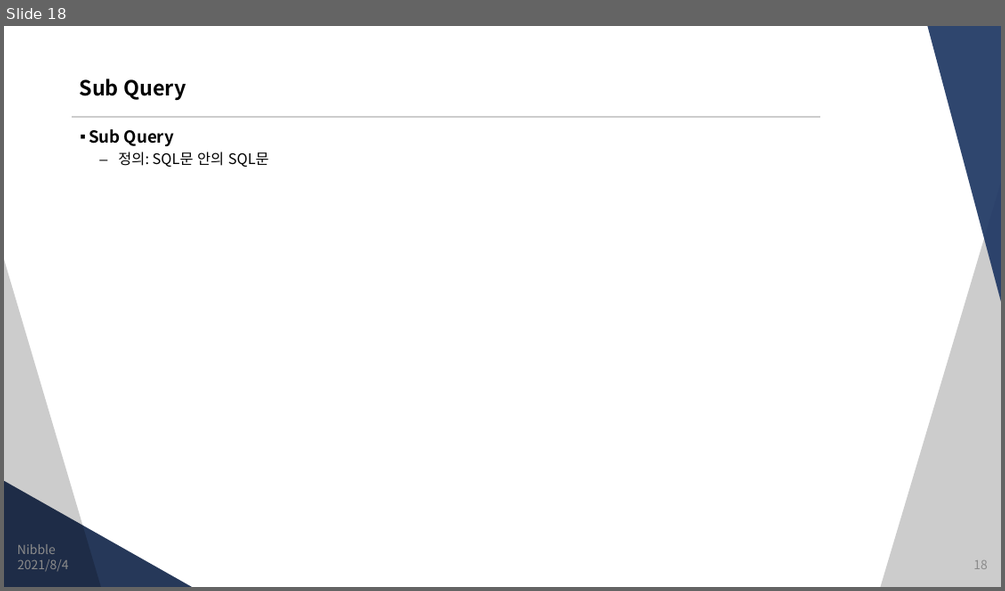
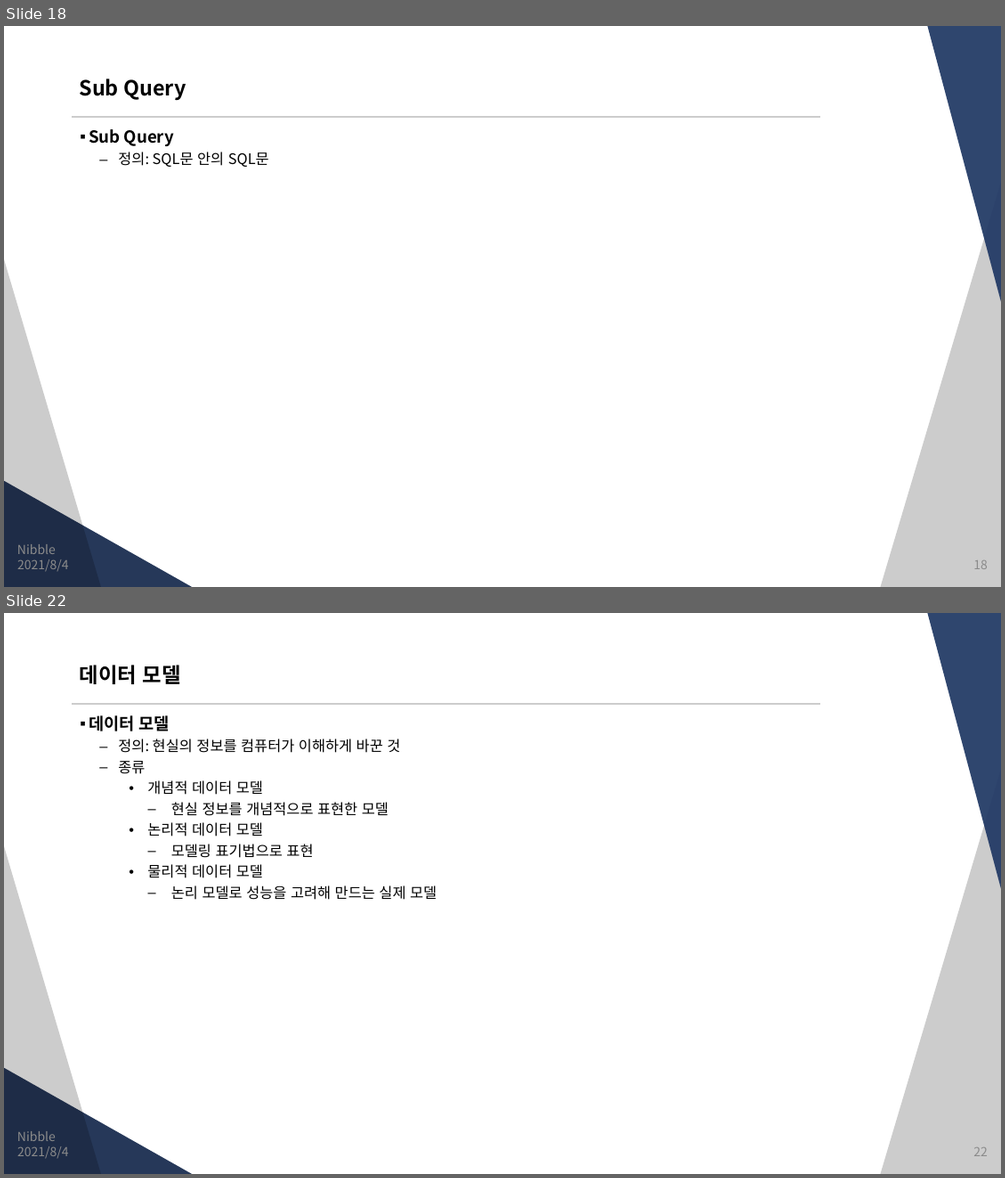
Before and after one commit to JungSangHyeon/2021-TIL, a slide deck: 정보처리기사/3. DB 구축.pptx. Shown one above the other, each under a label of ours: slide 18 before the commit, slides 18 and 22 after it; the slides between them are not shown. The pictures are 1005x591 and 1005x1178 pixels, drawn with LibreOffice and Linux fonts; fonts in the diff are those of the drawing. Boxes give left, top, right and bottom in pixels: in the first picture for what was removed or moved away, otherwise in the second. Text is boxed around its words. In the diff, an @@ line names an element or a change of style, - is before the commit and + after.

```diff
--- a/정보처리기사/3. DB 구축.pptx
+++ b/정보처리기사/3. DB 구축.pptx
@@ slide 22 added at bbox=[4, 613, 1001, 1174], background #FFFFFF; not listed: 5 template elements that a slide beside it also shows @@
@@ title added at bbox=[80, 665, 181, 684], 20 pt, text #000000, bold @@
+데이터 모델
@@ text added at bbox=[89, 715, 437, 900], 14 pt, text #000000 @@
+▪ 데이터 모델
+  – 정의: 현실의 정보를 컴퓨터가 이해하게 바꾼 것
+  – 종류
+    • 개념적 데이터 모델
+      – 현실 정보를 개념적으로 표현한 모델
+    • 논리적 데이터 모델
+      – 모델링 표기법으로 표현
+    • 물리적 데이터 모델
+      – 논리 모델로 성능을 고려해 만드는 실제 모델
@@ text added at bbox=[17, 1131, 56, 1141], 12 pt, text #8C8C8C @@
+Nibble
@@ text added at bbox=[17, 1146, 69, 1159], 12 pt, text #8C8C8C @@
+2021/8/4
@@ page number added at bbox=[973, 1147, 987, 1156], 12 pt, text #8C8C8C @@
+22
```
Also in this commit, not shown: 1 slide changed, 5 other slides added.
